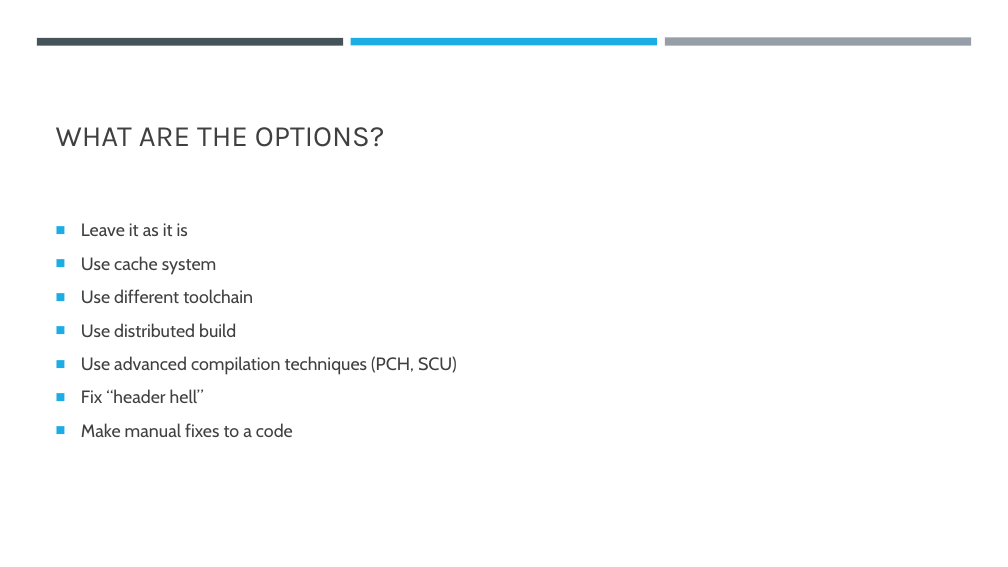
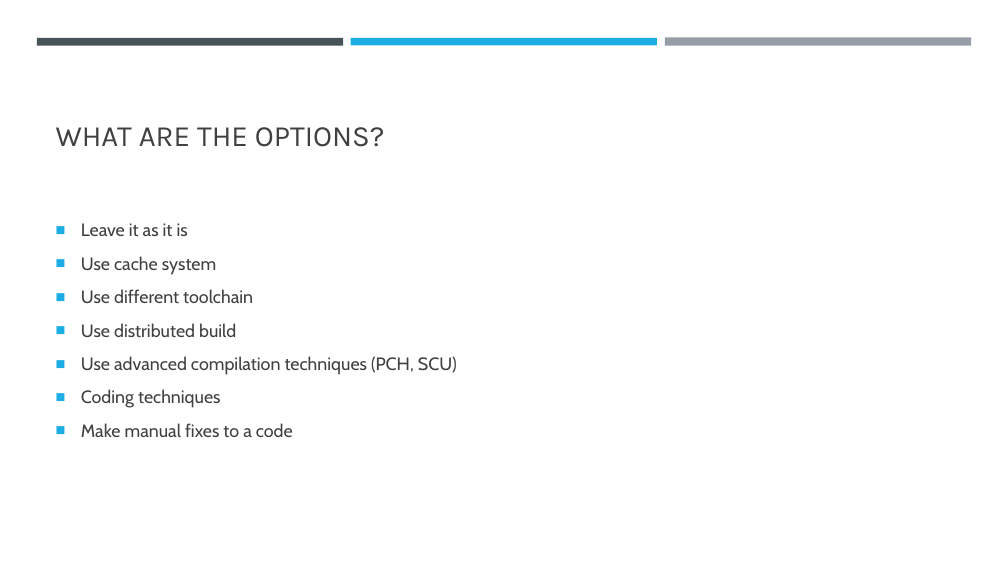
Before and after one commit to xseven/presentations, a slide deck: slide 3 of speed-and-refactor/Ways-to-improve-Compilation-time.pptx. Drawn at 1008x567 pixels with LibreOffice and Linux fonts; fonts in the diff are those of the drawing. Boxes give left, top, right and bottom in pixels: in the first picture for what was removed or moved away, otherwise in the second. Text is boxed around its words. In the diff, an @@ line names an element or a change of style, - is before the commit and + after.

```diff
--- a/speed-and-refactor/Ways-to-improve-Compilation-time.pptx
+++ b/speed-and-refactor/Ways-to-improve-Compilation-time.pptx
@@ text at <box>81,389,221,408</box>: text changed @@
-■ Fix “header hell”
+■ Coding techniques
```
Also in this commit, not shown: 3 other slides changed, 6 slides added.
